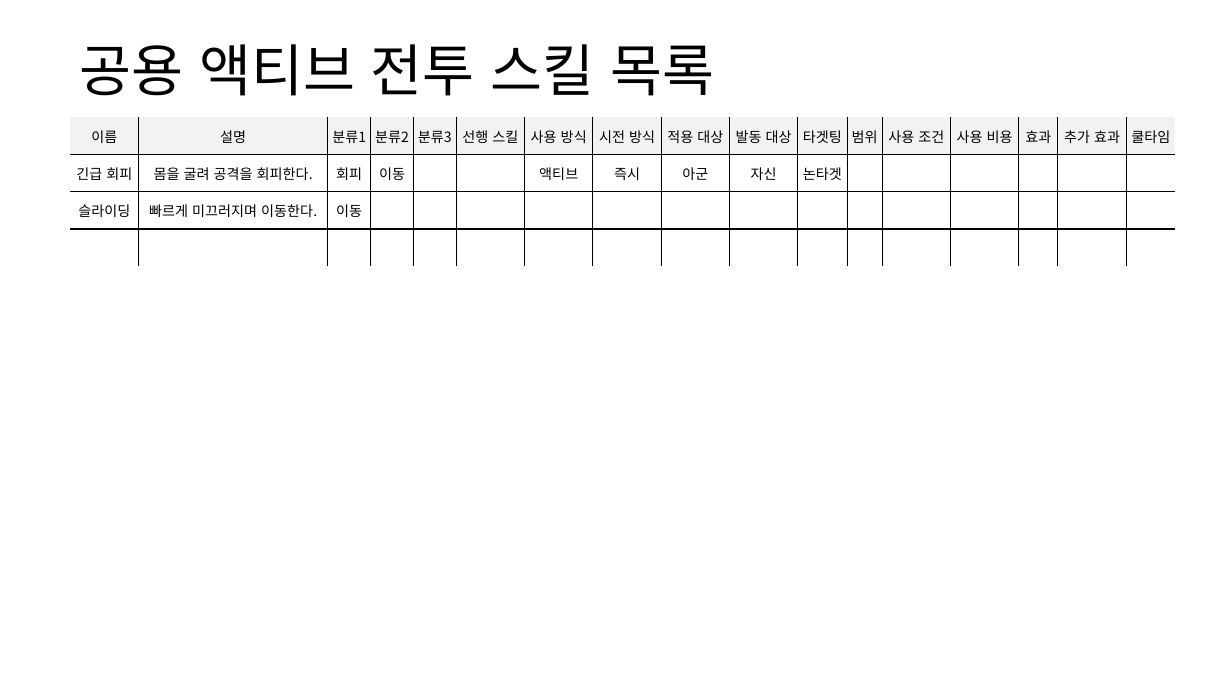
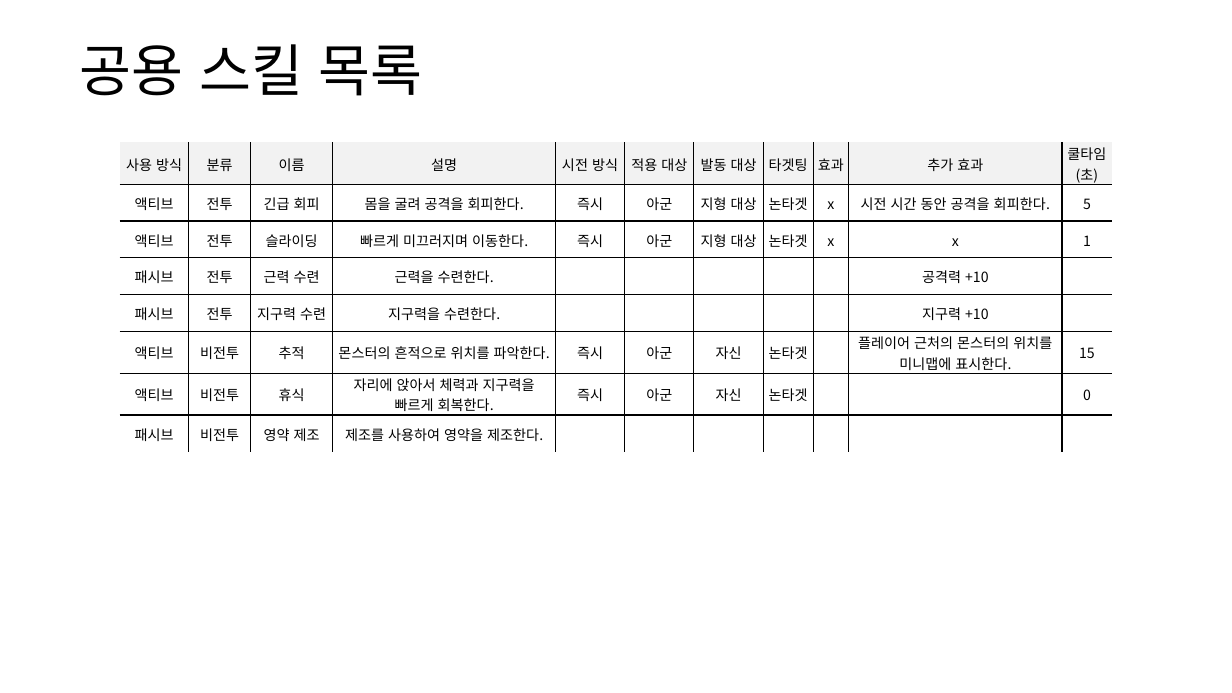
Before and after one commit to yjk0401/unityenginebasic_9th, a slide deck: slide 18 of 기획/방랑엽사전/스킬 기획서.pptx. Drawn at 1232x693 pixels with LibreOffice and Linux fonts; fonts in the diff are those of the drawing. Boxes give left, top, right and bottom in pixels: in the first picture for what was removed or moved away, otherwise in the second. Text is boxed around its words. In the diff, an @@ line names an element or a change of style, - is before the commit and + after.

```diff
--- a/기획/방랑엽사전/스킬 기획서.pptx
+++ b/기획/방랑엽사전/스킬 기획서.pptx
@@ text at bbox=[79, 44, 423, 96]: text changed @@
-공용 액티브 전투 스킬 목록
+공용 스킬 목록
@@ table removed at bbox=[70, 116, 1175, 266], 4 rows, 17 columns @@
-이름 | 설명 | 분류1 | 분류2 | 분류3 | 선행 스킬 | 사용 방식 | 시전 방식 | 적용 대상 | 발동 대상 | 타겟팅 | 범위 | 사용 조건 | 사용 비용 | 효과 | 추가 효과 | 쿨타임
-긴급 회피 | 몸을 굴려 공격을 회피한다. | 회피 | 이동 |  |  | 액티브 | 즉시 | 아군 | 자신 | 논타겟 |  |  |  |  |  | 
-슬라이딩 | 빠르게 미끄러지며 이동한다. | 이동 |  |  |  |  |  |  |  |  |  |  |  |  |  | 
- |  |  |  |  |  |  |  |  |  |  |  |  |  |  |  | 
@@ table added at bbox=[119, 142, 1113, 445], 8 rows, 11 columns @@
+사용 방식 | 분류 | 이름 | 설명 | 시전 방식 | 적용 대상 | 발동 대상 | 타겟팅 | 효과 | 추가 효과 | 쿨타임 / (초)
+액티브 | 전투 | 긴급 회피 | 몸을 굴려 공격을 회피한다. | 즉시 | 아군 | 지형 대상 | 논타겟 | x | 시전 시간 동안 공격을 회피한다. | 5
+액티브 | 전투 | 슬라이딩 | 빠르게 미끄러지며 이동한다. | 즉시 | 아군 | 지형 대상 | 논타겟 | x | x | 1
+패시브 | 전투 | 근력 수련 | 근력을 수련한다. |  |  |  |  |  | 공격력 +10 | 
+패시브 | 전투 | 지구력 수련 | 지구력을 수련한다. |  |  |  |  |  | 지구력 +10 | 
+액티브 | 비전투 | 추적 | 몬스터의 흔적으로 위치를 파악한다. | 즉시 | 아군 | 자신 | 논타겟 |  | 플레이어 근처의 몬스터의 위치를 미니맵에 표시한다. | 15
+액티브 | 비전투 | 휴식 | 자리에 앉아서 체력과 지구력을 빠르게 회복한다. | 즉시 | 아군 | 자신 | 논타겟 |  |  | 0
+패시브 | 비전투 | 영약 제조 | 제조를 사용하여 영약을 제조한다. |  |  |  |  |  |  | 
```
Also in this commit, not shown: 1 other slide changed, 8 slides added, 2 slides removed.
